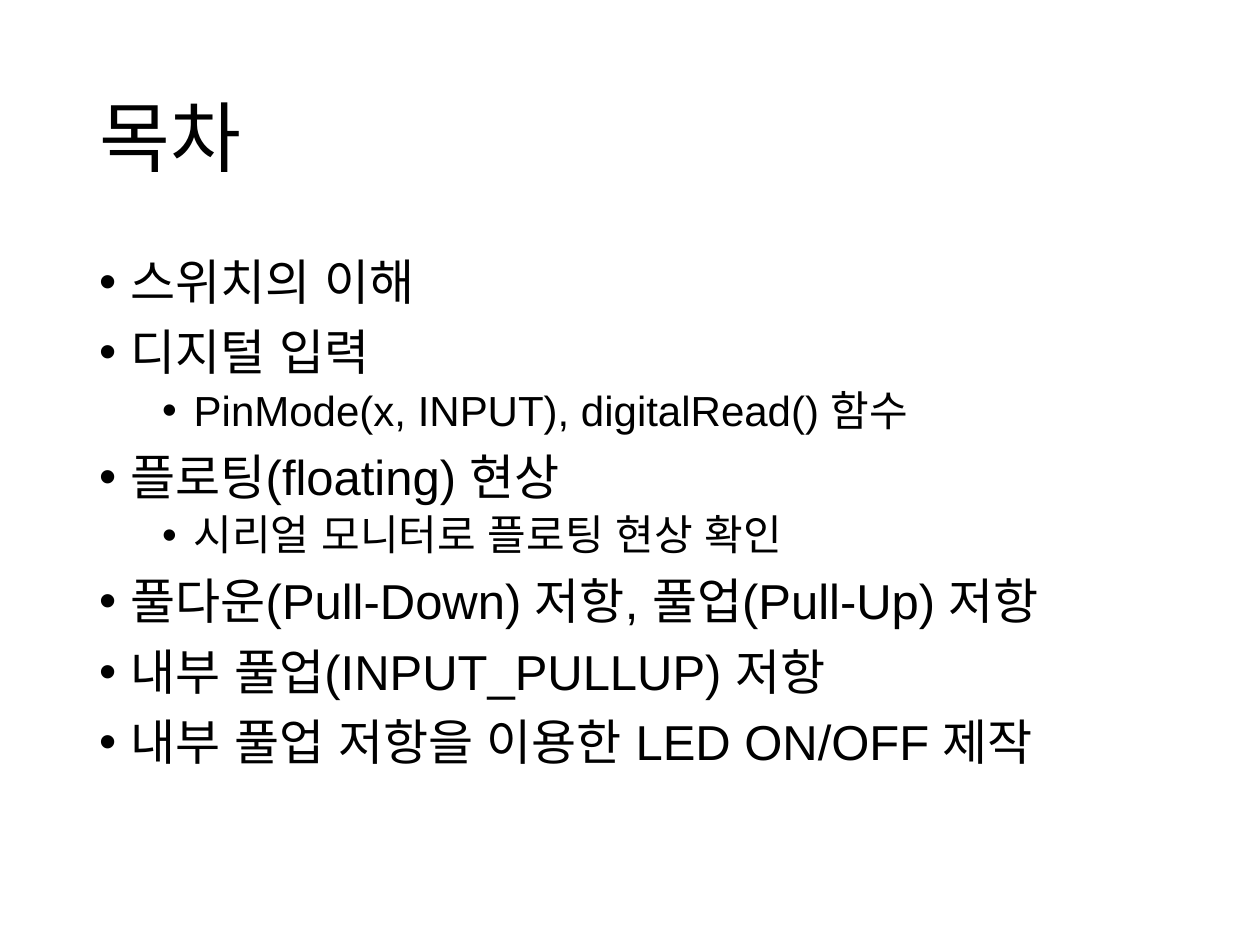
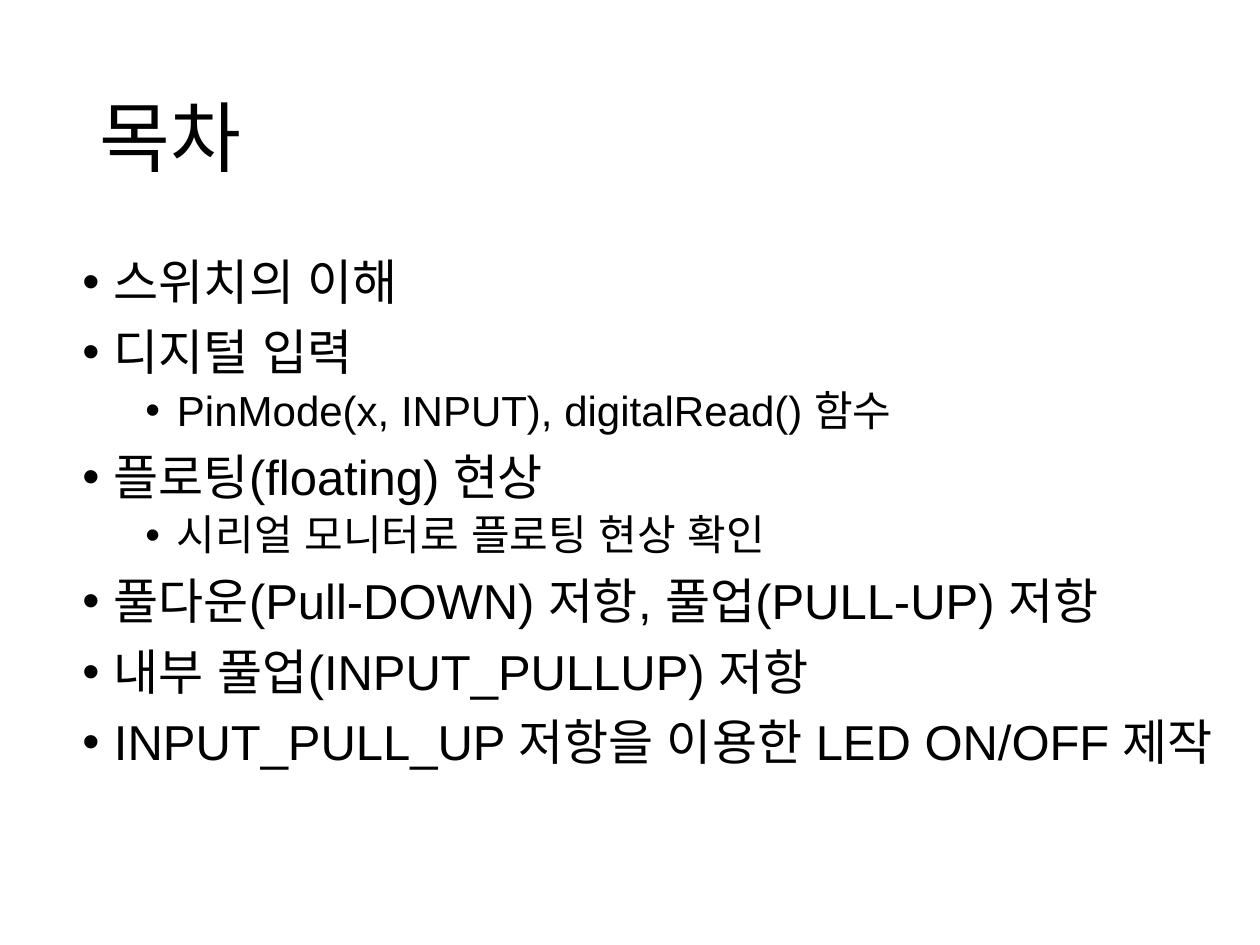
Before and after one commit to iot2019/Week04, a slide deck: slide 2 of Week04.pptx. Drawn at 1260x945 pixels with LibreOffice and Linux fonts; fonts in the diff are those of the drawing. Boxes give left, top, right and bottom in pixels: in the first picture for what was removed or moved away, otherwise in the second. Text is boxed around its words. In the diff, an @@ line names an element or a change of style, - is before the commit and + after.

Commit message:
풀다운 fritzing 추가

```diff
--- a/Week04.pptx
+++ b/Week04.pptx
@@ text "스위치의 이해": place and size @@
-text "스위치의 이해" at box(131, 259, 1039, 764)
+text "스위치의 이해" at box(114, 259, 1213, 770)
@@ text at box(114, 578, 1098, 629): text changed @@
-• 풀다운(Pull-Down) 저항, 풀업(Pull-Up) 저항
+• 풀다운(Pull-DOWN) 저항, 풀업(PULL-UP) 저항
@@ text at box(114, 719, 1213, 770): text changed @@
-• 내부 풀업 저항을 이용한 LED ON/OFF 제작
+• INPUT_PULL_UP 저항을 이용한 LED ON/OFF 제작
```
Also in this commit, not shown: 3 other slides changed, 1 slide added, 1 other file.
